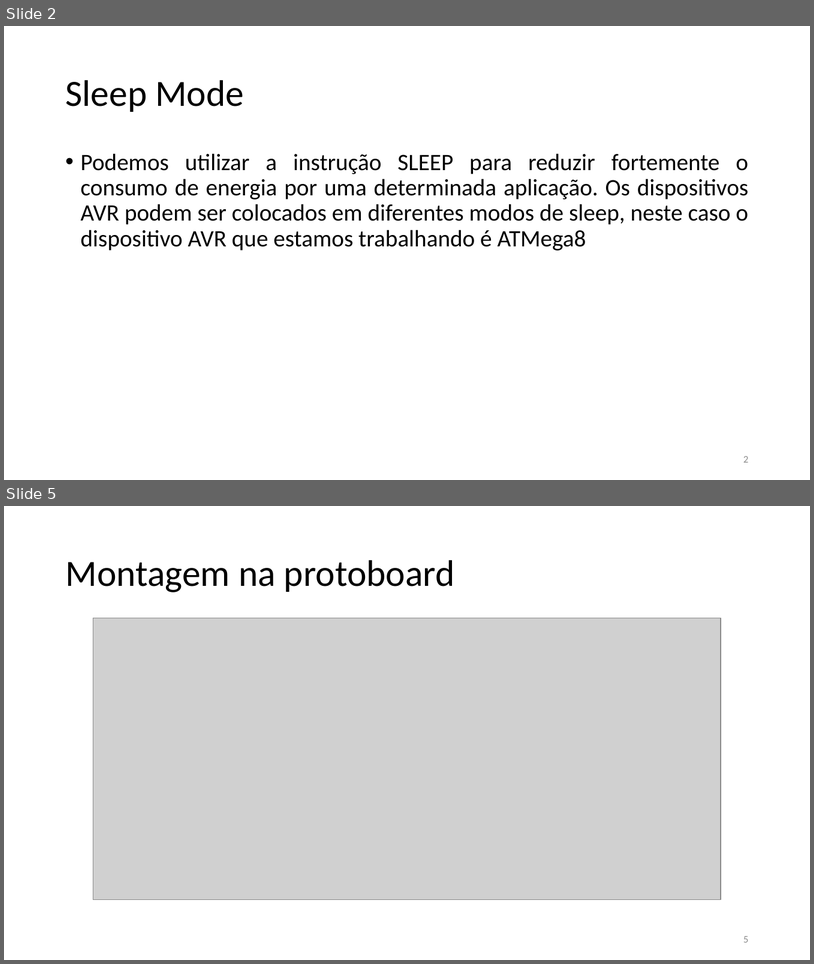
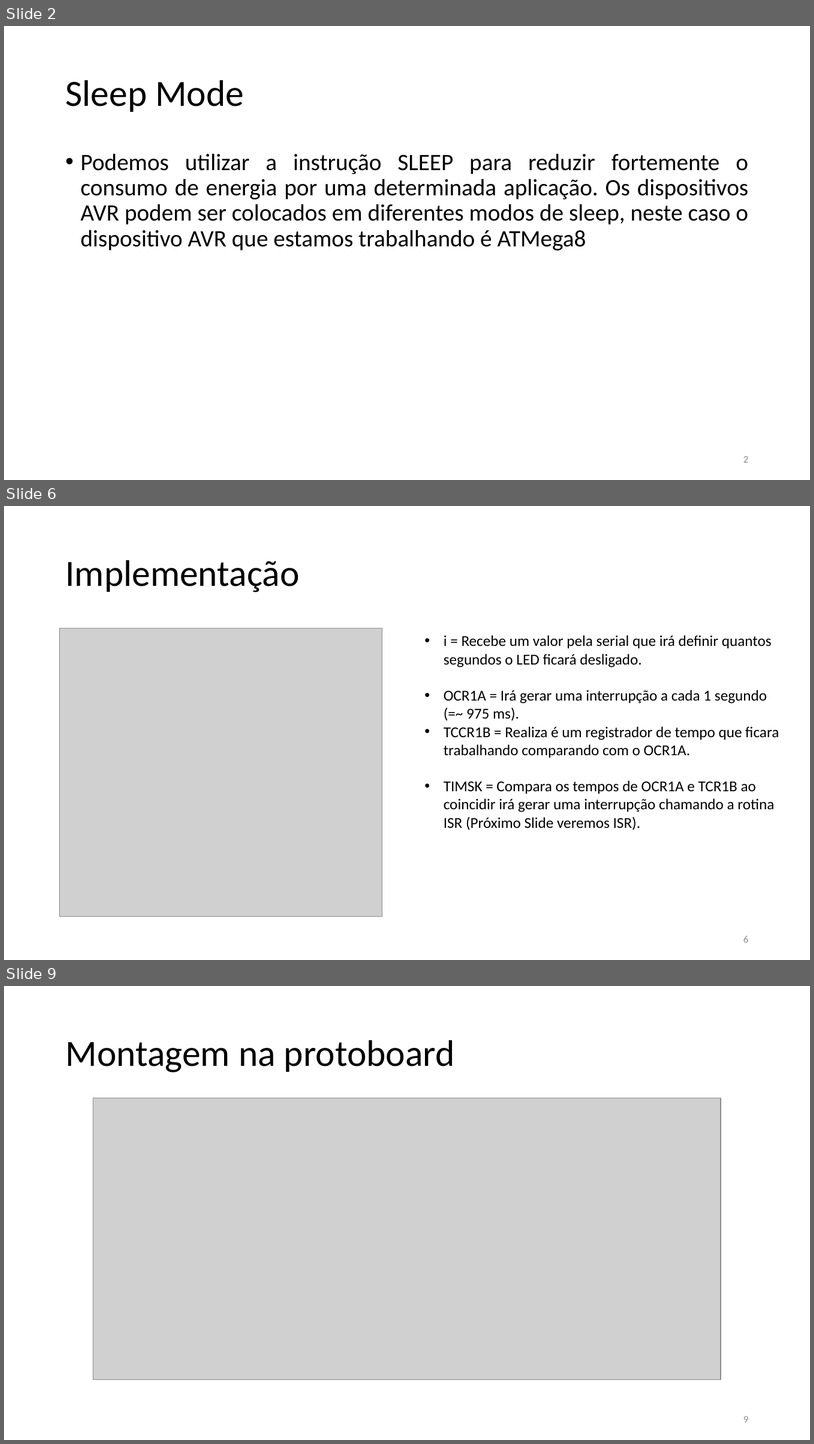
Before and after one commit to marcotulio95/PROJECT1-Arquitetura_-De_-Computadores, a slide deck: Apresentação/Arquitetura de Computadores2.pptx. Shown one above the other, each under a label of ours: slides 2 and 5 before the commit, slides 2, 6 and 9 after it; the slides between them are not shown. The pictures are 814x964 and 814x1444 pixels, drawn with LibreOffice and Linux fonts; fonts in the diff are those of the drawing; grey boxes stand for pictures. Boxes give left, top, right and bottom in pixels: in the first picture for what was removed or moved away, otherwise in the second. Text is boxed around its words. In the diff, an @@ line names an element or a change of style, - is before the commit and + after.

```diff
--- a/Apresentação/Arquitetura de Computadores2.pptx
+++ b/Apresentação/Arquitetura de Computadores2.pptx
@@ slide 6 added at (4, 506, 810, 960), background #FFFFFF @@
@@ title added at (65, 560, 299, 592), 44 pt, text #000000 @@
+Implementação
@@ picture added at (60, 628, 383, 916) @@
@@ text added at (444, 635, 779, 830), 18 pt, text #000000 @@
+• i = Recebe um valor pela serial que irá definir quantos segundos o LED ficará desligado.
+• OCR1A = Irá gerar uma interrupção a cada 1 segundo (=~ 975 ms).
+• TCCR1B = Realiza é um registrador de tempo que ficara trabalhando comparando com o OCR1A.
+• TIMSK = Compara os tempos de OCR1A e TCR1B ao coincidir irá gerar uma interrupção chamando a rotina ISR (Próximo Slide veremos ISR).
@@ page number added at (744, 936, 749, 942), 12 pt, text #8C8C8C @@
+6
@@ what was slide 5 is now slide 9 @@
@@ page number at (744, 1416, 749, 1422): text changed @@
-5
+9
```
Also in this commit, not shown: 3 slides changed, 3 other slides added, 3 other files.
